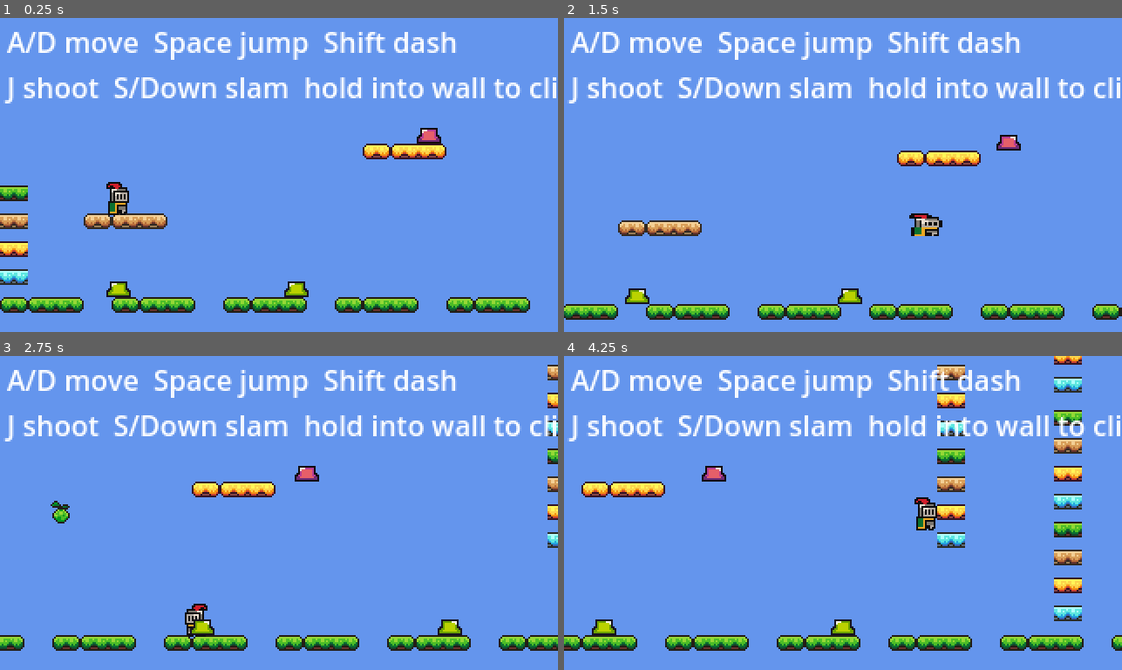
Above: before the commit, frames 1-4 (two rows, left to right).
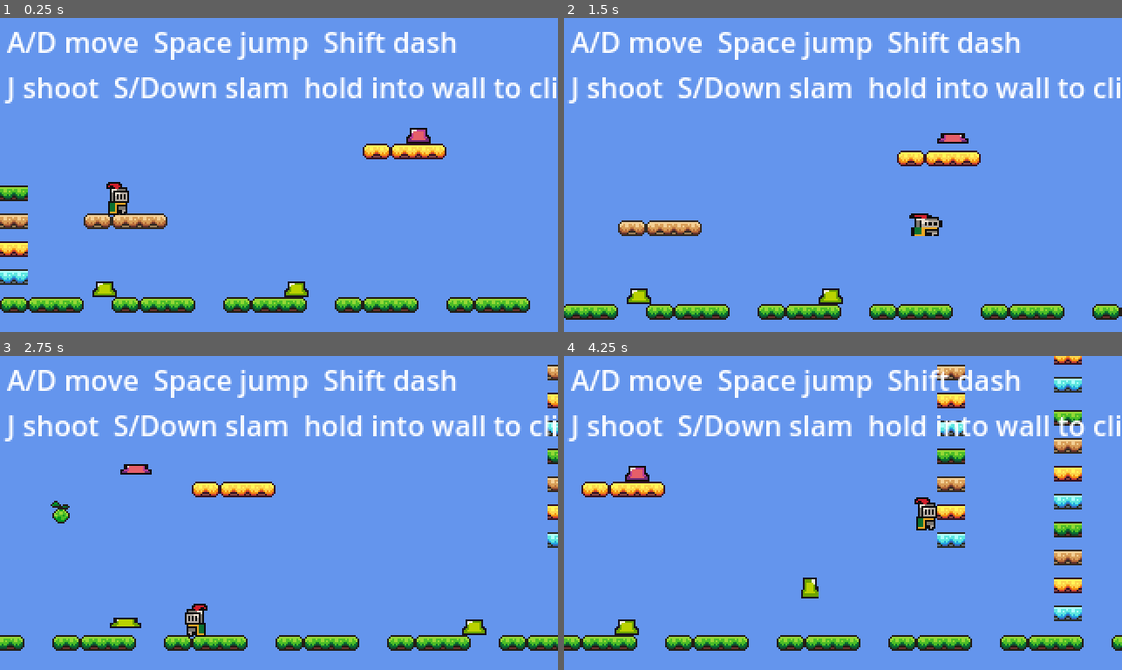
Above: after the commit, the same moments.

Repository: SolutionsByCarson/ScratchPad
Game: Godot game, scene res://scenes/main.tscn
Two runs of this game, one before a commit and one after it. Both use one fixed random seed, a clock stepped at 60 frames per second and the inputs below.
Inputs:
- Up to frame 1 (0.25 s): no input
- Up to frame 2 (1.5 s): hold D (move_right) from 0.53 s (still down); tap Space (jump) at 0.6, 0.77, 1.07 s; tap Shift (dash) at 1.35 s
- Up to frame 3 (2.75 s): tap Space (jump) at 1.52, 1.55, 1.82, 2.3 s; release D (move_right) at 2.03 s; hold A (move_left) from 2.03 s (still down); tap J (shoot) at 2.1 s
- Up to frame 4 (4.25 s): release A (move_left) at 2.78 s; hold D (move_right) from 2.78 s (still down); tap S (slam) at 2.85 s; tap Space (jump) at 3.02, 3.05, 3.32, 3.6, 3.77, 4.07 s

The runs differ from the first frame. In frame 1, 0.5% of the frame differs, in the area x 16-80%, y 35-89%; in frame 2, 0.8%; in frame 3, 1.1%; in frame 4, 1.1%, in the area x 5-53%, y 35-89%.

Commit message:
Slime AI rewrite: ledge avoidance, axis-aware aggro, jump attack, stretch
State machine: WANDER -> CHASE (on aggro) -> WIND_UP (close enough) ->
JUMP (gravity-simulated leap) -> LAND -> CHASE/WANDER.

Aggro: only triggers when player is within aggro_x_range (default 100)
AND aggro_y_tolerance (default 24) of the slime. Resets to
aggro_duration (30s) on every sighting; persists after the player
leaves so the slime keeps hunting.

Ledge avoidance: every step, raycast downward at the next x position.
If no ground within ~14px below the slime body, turn around (wander)
or stop (chase). Skipped if is_floating=true (export var on the
instance), so floating slimes traverse air freely.

Jump attack: triggered when chasing player gets within
JUMP_ATTACK_DISTANCE (56px). WIND_UP pauses the slime and squashes
its sprite for 0.35s, then JUMP applies upward velocity (-180) and
horizontal speed (110 px/s, faster than chase) toward the player. On
landing (y >= _initial_y while falling), enters LAND for 0.25s
recovery, then resumes chase or wander.

Sprite stretch matches player squash & stretch:
  WIND_UP: (1.30, 0.70) wide squat
  JUMP:    (0.75, 1.30) tall stretch
  LAND:    (1.35, 0.65) wide squash
Default (1, 1) otherwise.

Configurable per-instance via @export: is_floating, aggro_x_range,
aggro_y_tolerance, aggro_duration, wander_radius.

Co-Authored-By: Claude Opus 4.7 (1M context) <noreply@anthropic.com>

Diff:
--- a/scripts/slime.gd
+++ b/scripts/slime.gd
@@ -1,68 +1,156 @@
 extends Area2D
+
+@export var is_floating: bool = false
+@export var aggro_x_range: float = 100.0
+@export var aggro_y_tolerance: float = 24.0
+@export var aggro_duration: float = 30.0
+@export var wander_radius: float = 48.0
 
 const HURT_COOLDOWN := 0.6
 const WANDER_SPEED := 24.0
 const CHASE_SPEED := 56.0
-const DETECT_RADIUS := 80.0
+const JUMP_ATTACK_DISTANCE := 56.0
+const JUMP_VELOCITY_X := 110.0
+const JUMP_VELOCITY_Y := -180.0
+const GRAVITY := 600.0
+const WIND_UP_DURATION := 0.35
+const LAND_RECOVER_DURATION := 0.25
 const WORLD_MIN_X := 16.0
 const WORLD_MAX_X := 944.0
 
+const NORMAL_SCALE := Vector2(1.0, 1.0)
+const WIND_UP_SCALE := Vector2(1.3, 0.7)
+const JUMP_SCALE := Vector2(0.75, 1.3)
+const LAND_SCALE := Vector2(1.35, 0.65)
+
+enum State { WANDER, CHASE, WIND_UP, JUMP, LAND }
+
 @onready var sprite: Sprite2D = $Sprite2D
 
+var _state: State = State.WANDER
+var _state_timer := 0.0
 var _hurt_cooldown_left := 0.0
 var _wander_direction := 0
 var _wander_change_left := 0.0
 var _initial_x := 0.0
-var _wander_radius := 48.0
+var _initial_y := 0.0
+var _aggro_left := 0.0
+var _velocity_y := 0.0
+var _jump_dir := 0.0
 
 
 func _ready() -> void:
 	add_to_group("enemy")
 	body_entered.connect(_on_body_entered)
 	_initial_x = position.x
+	_initial_y = position.y
 	_pick_new_wander_direction()
 
 
 func _process(delta: float) -> void:
 	_hurt_cooldown_left = max(0.0, _hurt_cooldown_left - delta)
+	_aggro_left = max(0.0, _aggro_left - delta)
 
 	var player: Node2D = get_tree().get_first_node_in_group("player")
-	var move_dir: float = 0.0
-	var move_speed: float = WANDER_SPEED
+	var dx: float = 0.0
+	var dy: float = 0.0
+	if player != null:
+		dx = player.global_position.x - global_position.x
+		dy = player.global_position.y - global_position.y
+		if absf(dx) <= aggro_x_range and absf(dy) <= aggro_y_tolerance:
+			_aggro_left = aggro_duration
 
-	if player != null:
-		var player_pos: Vector2 = player.global_position
-		var dx: float = player_pos.x - global_position.x
-		var dy: float = player_pos.y - global_position.y
-		var dist_sq: float = dx * dx + dy * dy
-		if dist_sq < DETECT_RADIUS * DETECT_RADIUS:
-			move_dir = signf(dx)
-			move_speed = CHASE_SPEED
-		else:
-			move_dir = _update_wander(delta)
-	else:
-		move_dir = _update_wander(delta)
+	var aggroed: bool = _aggro_left > 0.0
 
-	position.x += move_dir * move_speed * delta
+	match _state:
+		State.WANDER:
+			_do_wander(delta)
+			if aggroed:
+				_state = State.CHASE
+		State.CHASE:
+			if not aggroed:
+				_state = State.WANDER
+				_pick_new_wander_direction()
+			elif absf(dx) < JUMP_ATTACK_DISTANCE:
+				_state = State.WIND_UP
+				_state_timer = WIND_UP_DURATION
+				_jump_dir = signf(dx) if dx != 0.0 else _facing_sign()
+				if _jump_dir != 0.0:
+					sprite.flip_h = _jump_dir < 0.0
+			else:
+				_do_chase(delta, dx)
+		State.WIND_UP:
+			_state_timer -= delta
+			if _state_timer <= 0.0:
+				_state = State.JUMP
+				_velocity_y = JUMP_VELOCITY_Y
+		State.JUMP:
+			position.x += _jump_dir * JUMP_VELOCITY_X * delta
+			_velocity_y += GRAVITY * delta
+			position.y += _velocity_y * delta
+			if _velocity_y > 0.0 and position.y >= _initial_y:
+				position.y = _initial_y
+				_velocity_y = 0.0
+				_state = State.LAND
+				_state_timer = LAND_RECOVER_DURATION
+		State.LAND:
+			_state_timer -= delta
+			if _state_timer <= 0.0:
+				_state = State.CHASE if aggroed else State.WANDER
+				if not aggroed:
+					_pick_new_wander_direction()
+
 	position.x = clamp(position.x, WORLD_MIN_X, WORLD_MAX_X)
-
-	if move_dir != 0.0:
-		sprite.flip_h = move_dir < 0.0
+	_update_sprite_scale()
 
 
-func _update_wander(delta: float) -> float:
+func _do_wander(delta: float) -> void:
 	_wander_change_left -= delta
 	if _wander_change_left <= 0.0:
 		_pick_new_wander_direction()
 
-	var bound_min := _initial_x - _wander_radius
-	var bound_max := _initial_x + _wander_radius
+	var bound_min: float = _initial_x - wander_radius
+	var bound_max: float = _initial_x + wander_radius
 	if position.x <= bound_min:
 		_wander_direction = 1
 	elif position.x >= bound_max:
 		_wander_direction = -1
 
-	return float(_wander_direction)
+	if _wander_direction == 0:
+		return
+
+	var move_dir: float = float(_wander_direction)
+	var next_x: float = position.x + move_dir * WANDER_SPEED * delta
+
+	if not is_floating and not _has_ground_at(next_x):
+		_wander_direction = -_wander_direction
+		return
+
+	position.x = next_x
+	sprite.flip_h = move_dir < 0.0
+
+
+func _do_chase(delta: float, dx: float) -> void:
+	var move_dir: float = signf(dx)
+	if move_dir == 0.0:
+		return
+	var next_x: float = position.x + move_dir * CHASE_SPEED * delta
+
+	if not is_floating and not _has_ground_at(next_x):
+		return
+
+	position.x = next_x
+	sprite.flip_h = move_dir < 0.0
+
+
+func _has_ground_at(x: float) -> bool:
+	var space := get_world_2d().direct_space_state
+	var origin: Vector2 = Vector2(x, _initial_y + 14.0)
+	var target: Vector2 = origin + Vector2(0.0, 14.0)
+	var query := PhysicsRayQueryParameters2D.create(origin, target)
+	query.collide_with_areas = false
+	var hit: Dictionary = space.intersect_ray(query)
+	return not hit.is_empty()
 
 
 func _pick_new_wander_direction() -> void:
@@ -71,6 +159,22 @@
 	_wander_direction = choices.pick_random()
 
 
+func _facing_sign() -> float:
+	return -1.0 if sprite.flip_h else 1.0
+
+
+func _update_sprite_scale() -> void:
+	match _state:
+		State.WIND_UP:
+			sprite.scale = WIND_UP_SCALE
+		State.JUMP:
+			sprite.scale = JUMP_SCALE
+		State.LAND:
+			sprite.scale = LAND_SCALE
+		_:
+			sprite.scale = NORMAL_SCALE
+
+
 func _on_body_entered(body: Node) -> void:
 	if body.is_in_group("player") and _hurt_cooldown_left <= 0.0:
 		_hurt_cooldown_left = HURT_COOLDOWN
